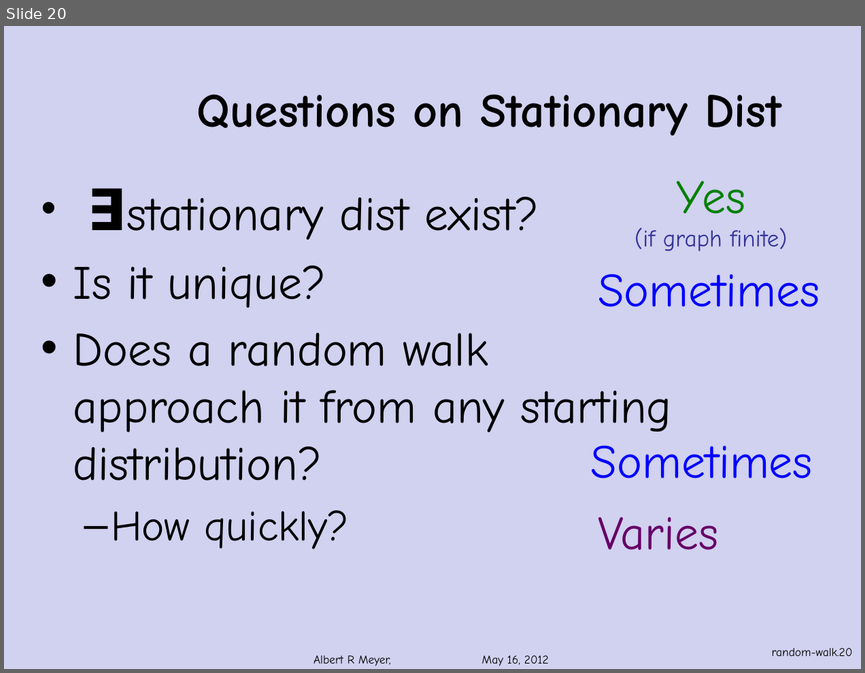
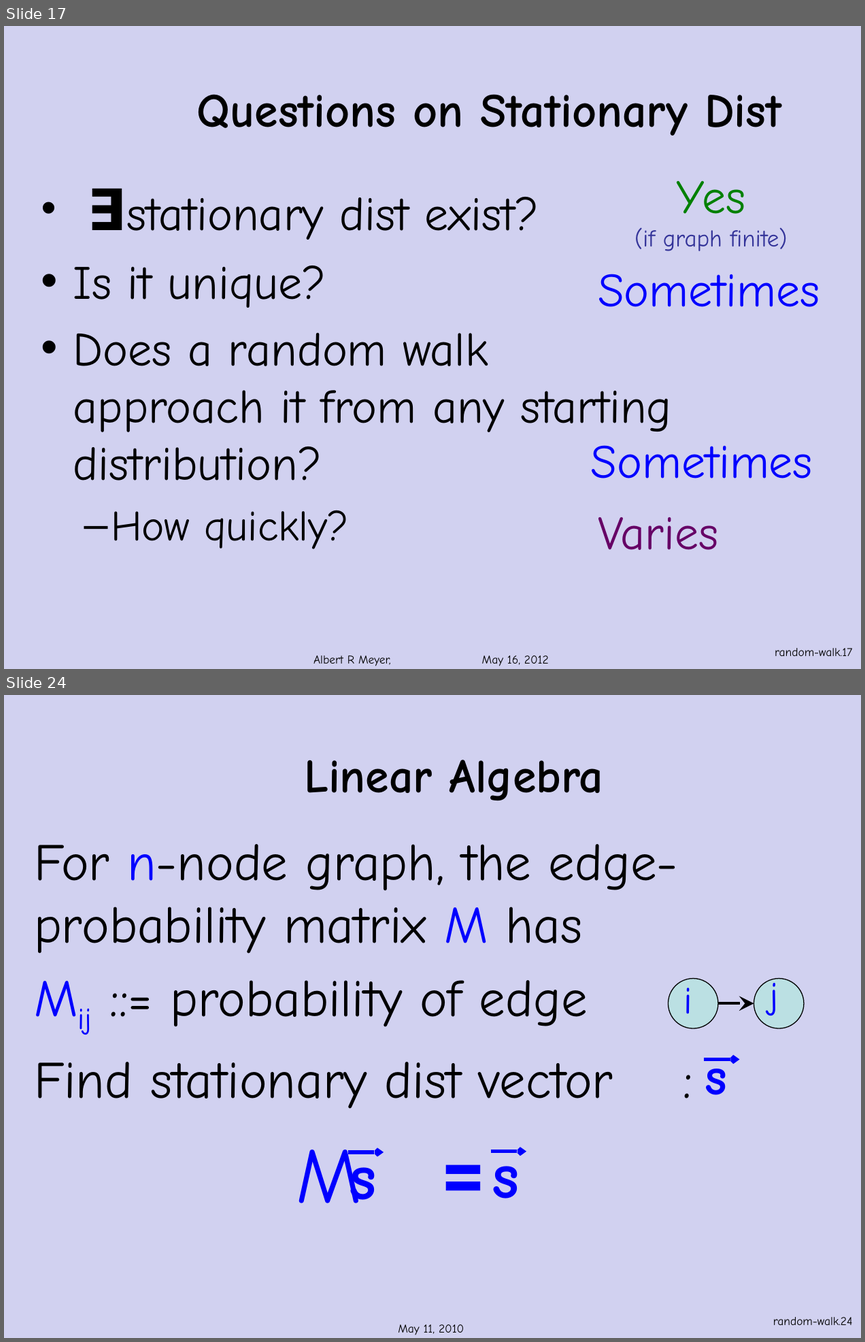
Before and after one commit to armeyer/mcs_web, a slide deck: fall13/slidesF13/random-walks.pptx. Shown one above the other, each under a label of ours: slide 20 before the commit, slides 17 and 24 after it; the slides between them are not shown. The pictures are 865x673 and 865x1342 pixels, drawn with LibreOffice and Linux fonts; fonts in the diff are those of the drawing; background and template pictures are left out. Boxes give left, top, right and bottom in pixels: in the first picture for what was removed or moved away, otherwise in the second. Text is boxed around its words. In the diff, an @@ line names an element or a change of style, - is before the commit and + after.

Commit message:
revising random-walks.pptx

```diff
--- a/fall13/slidesF13/random-walks.pptx
+++ b/fall13/slidesF13/random-walks.pptx
@@ slide 24 added at [4,695,861,1338], background #D1D1F0 @@
@@ title added at [304,760,603,800], 40 pt, text #000000, bold @@
+Linear Algebra
@@ text added at [34,844,678,1203], 44 pt, text #000000 @@
+For n-node graph, the edge-probability matrix M has
+Mij ::= probability of edge
+Find stationary dist vector :
+M =
@@ group added at [668,978,804,1028]: 2 ellipses, 2 texts, 1 arrow @@
+i
+j
@@ arrow added from (704, 1059) to (739, 1059), #0000FF 3 pt @@
@@ text added at [705,1057,728,1095], 44 pt, text #0000FF, bold @@
+s
@@ arrow added from (347, 1152) to (383, 1152), #0000FF 3 pt @@
@@ text added at [349,1148,377,1203], 54 pt, text #0000FF, bold @@
+s
@@ arrow added from (491, 1151) to (527, 1151), #0000FF 3 pt @@
@@ text added at [492,1147,519,1198], 54 pt, text #0000FF, bold @@
+s
@@ text added at [398,1324,464,1335], 10 pt, text #000000 @@
+May 11, 2010
@@ page number added at [773,1317,853,1325], 10 pt, text #000000 @@
+random-walk.24
@@ what was slide 20 is now slide 17 @@
@@ page number at [774,648,852,656]: text changed @@
-random-walk.20
+random-walk.17
```
Also in this commit, not shown: 11 slides changed, 2 other slides added.
